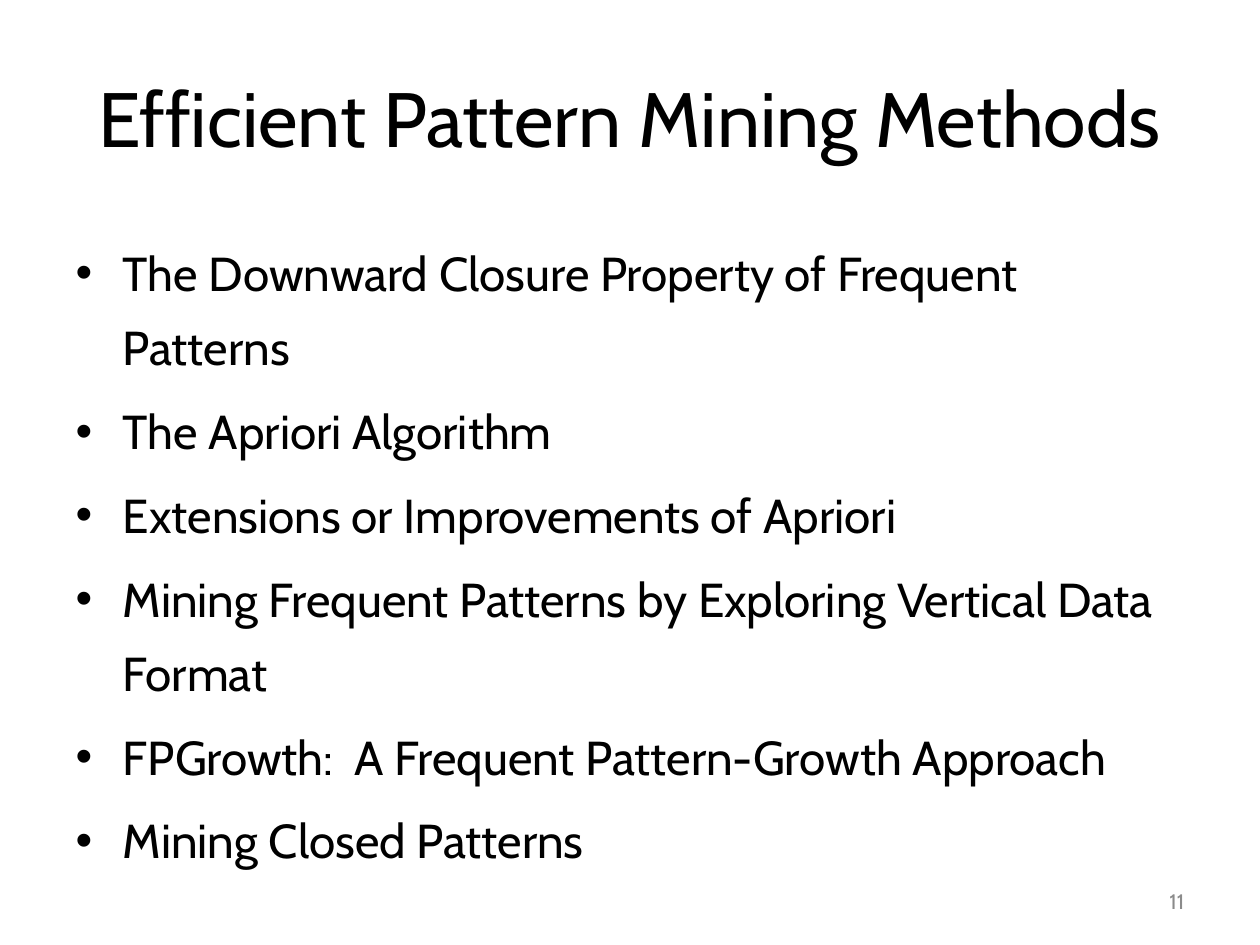
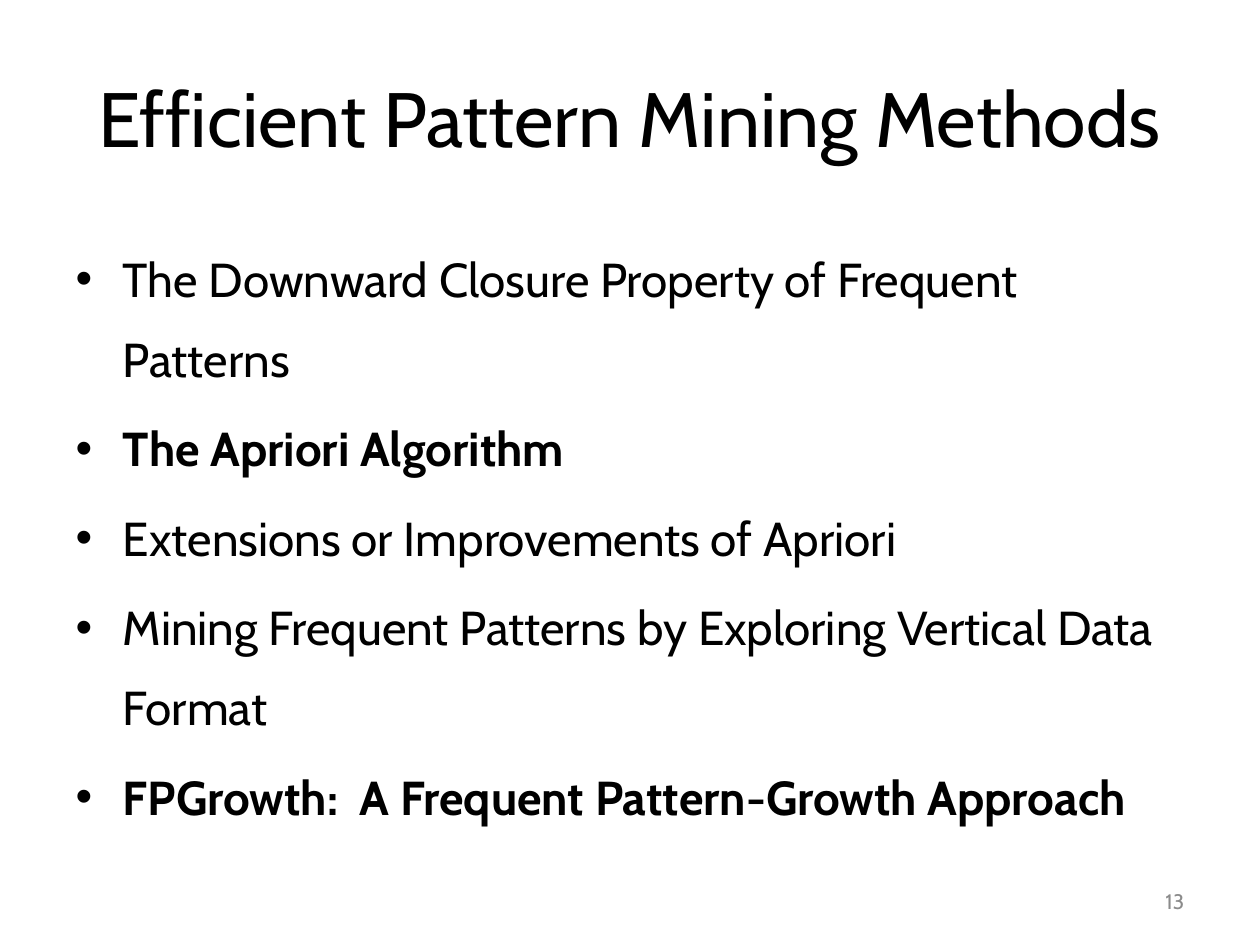
Before and after one commit to mjiang89/mjiang89.github.io, a slide deck: slide 13 of teaching/CS412Summer17-Chapter6.pptx (slide 11 before the commit). Drawn at 1260x945 pixels with LibreOffice and Linux fonts; fonts in the diff are those of the drawing. Boxes give left, top, right and bottom in pixels: in the first picture for what was removed or moved away, otherwise in the second. Text is boxed around its words. In the diff, an @@ line names an element or a change of style, - is before the commit and + after.

```diff
--- a/teaching/CS412Summer17-Chapter6.pptx
+++ b/teaching/CS412Summer17-Chapter6.pptx
@@ text "The Downward Closure Property of ..." at (x1=123, y1=261, x2=1153, y2=826): bold on in "The Apriori Algorithm", "FPGrowth: A Frequent Pattern-Growth Approach"; line spacing 1.3 to 1.4 @@
@@ text at (x1=123, y1=822, x2=584, y2=870): paragraph removed @@
-• Mining Closed Patterns
@@ page number at (x1=1165, y1=894, x2=1184, y2=909): text changed @@
-11
+13
```
Also in this commit, not shown: 1 other slide changed, 2 slides added, 2 other files.
